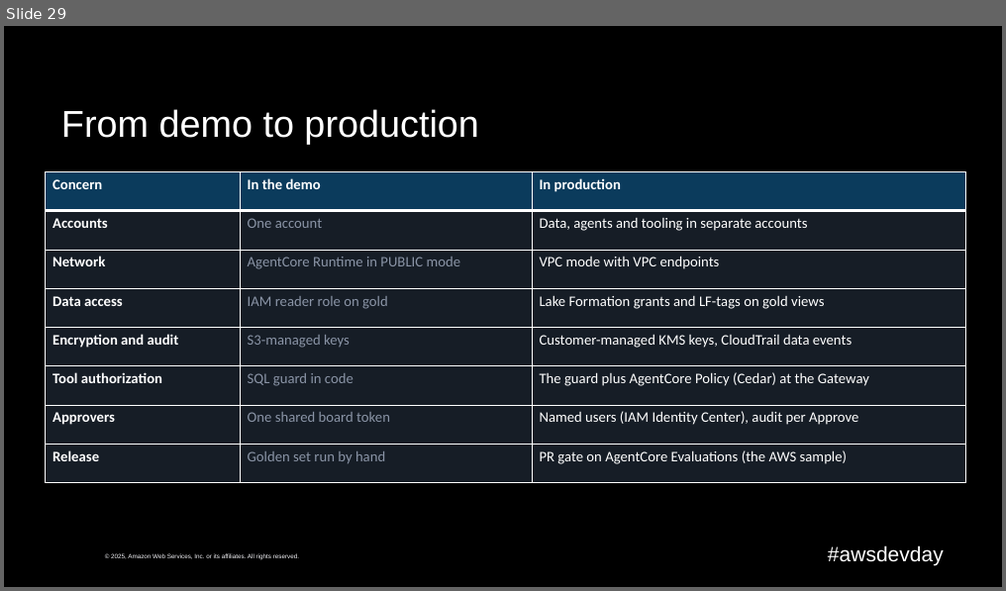
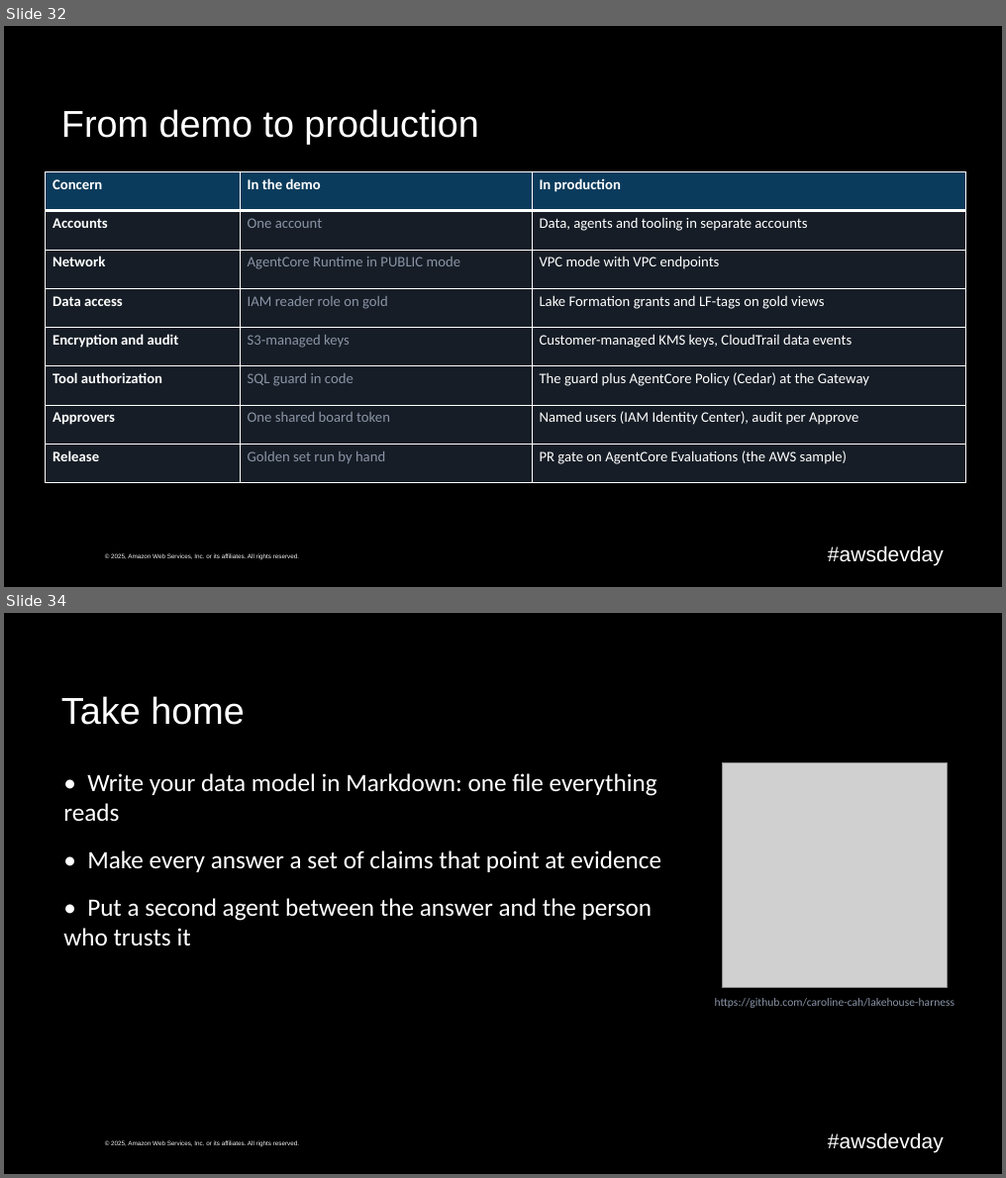
Before and after one commit to caroline-cah/lakehouse-harness, a slide deck: talk/harness-engineering-live.pptx. Shown one above the other, each under a label of ours: slide 29 before the commit, slides 32 and 34 after it; the slides between them are not shown. The pictures are 1006x591 and 1006x1178 pixels, drawn with LibreOffice and Linux fonts; fonts in the diff are those of the drawing; grey boxes stand for pictures; background and template pictures are left out. Boxes give left, top, right and bottom in pixels: in the first picture for what was removed or moved away, otherwise in the second. Text is boxed around its words. In the diff, an @@ line names an element or a change of style, - is before the commit and + after.

Commit message:
Talk prep: deck with live form URL, gateway refusals as content, script and runbook edits
- tools Lambda returns a guard refusal as content: the gateway replaced a thrown error with "An internal error occurred",
  so the model never saw why the guard said no
- quote a column description with a comma in sales.md and refuse unknown keys in gen-data-model
- agent zip uses source_hash instead of etag (multipart upload ETag diffed forever)
- gateway smoke queries the sales table; runbook names the seed gap correctly
- deck rebuilt with the form URL; script, outline, reference map

```diff
--- a/talk/harness-engineering-live.pptx
+++ b/talk/harness-engineering-live.pptx
@@ slide 34 added at [4, 613, 1002, 1174], background #000000; not listed: 2 template elements that a slide beside it also shows @@
@@ title added at [61, 696, 245, 725], 36 pt, text #FFFFFF @@
+Take home
@@ text added at [63, 773, 661, 947], 24 pt, text #FFFFFF @@
+• Write your data model in Markdown: one file everything reads
+• Make every answer a set of claims that point at evidence
+• Put a second agent between the answer and the person who trusts it
@@ picture added at [723, 762, 947, 987] @@
@@ text added at [715, 998, 955, 1008], 11 pt, text #8A94A6 @@
+https://github.com/caroline-cah/lakehouse-harness
@@ what was slide 29 is now slide 32 @@
```
Also in this commit, not shown: 12 slides changed, 16 other slides added, 9 slides removed, 13 other files.
